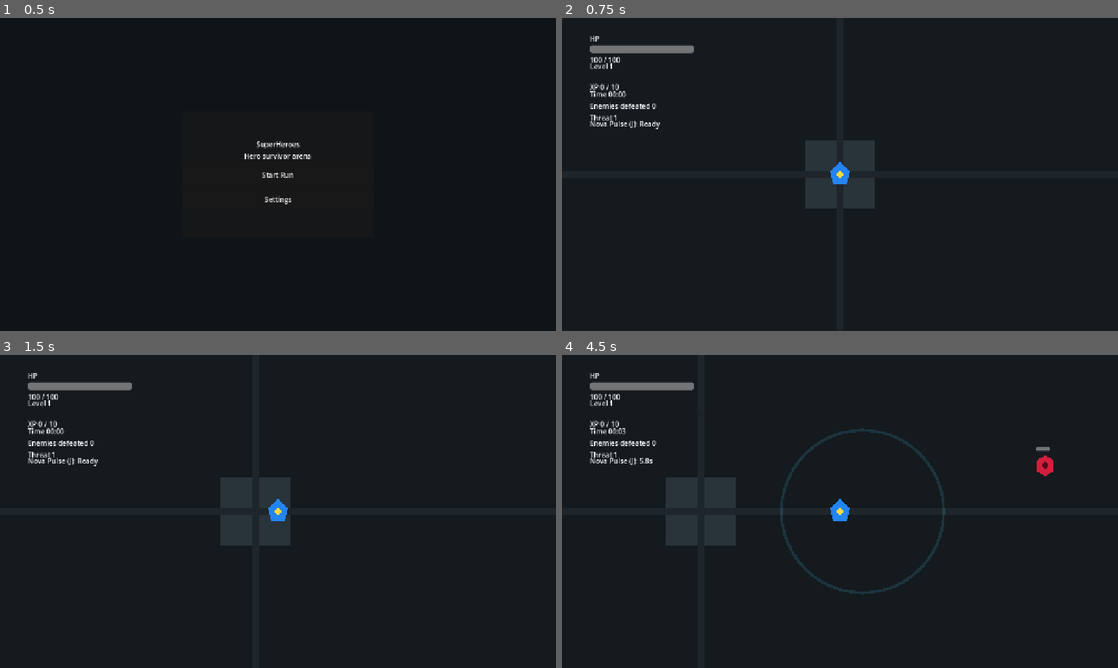
Above: before the commit, frames 1-4 (two rows, left to right).
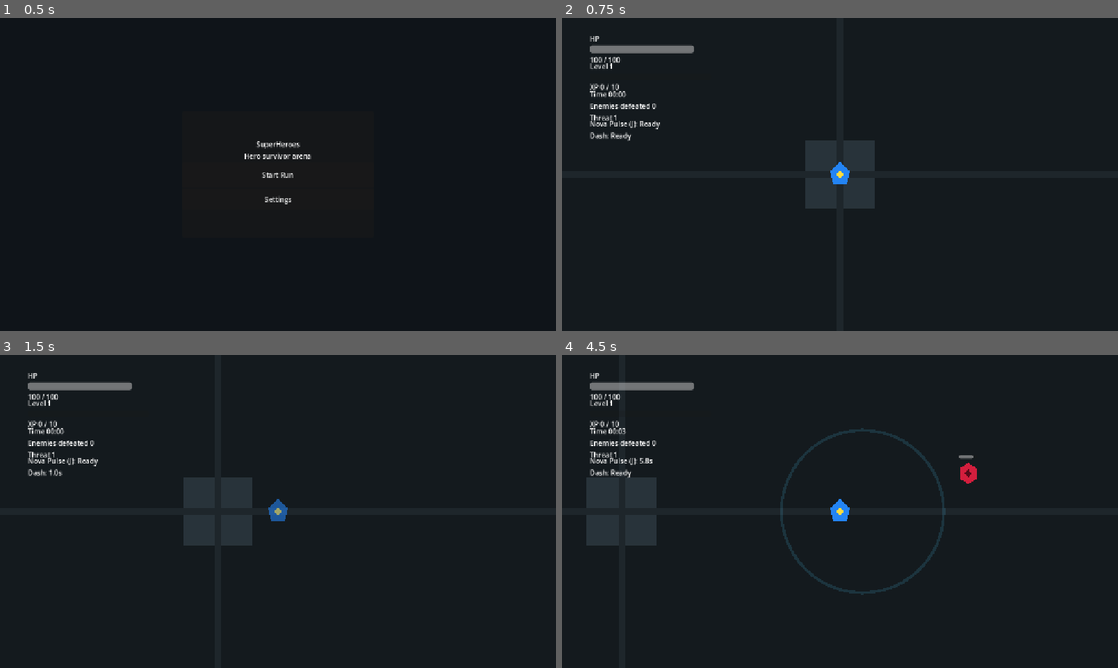
Above: after the commit, the same moments.

Repository: StanisRyz/SuperHeroes
Game: Godot game, scene res://scenes/main/Main.tscn
The game is run twice, just before and just after one commit, with the same random seed, the same clock (stepped at 60 frames per second) and the same inputs.
Inputs (mouse positions are in pixels of both pictures, inside the frame that each line leads up to):
- Up to frame 1 (0.5 s): no input
- Up to frame 2 (0.75 s): click "Start Run" at 0.5 s
- Up to frame 3 (1.5 s): tap Enter at 1.25 s; move the mouse to (400, 495) at 1.27 s; hold D (move_right) from 1.28 s (still down); hold Space (dash) from 1.28 s (still down); click (400, 495) at 1.42 s
- Up to frame 4 (4.5 s): release D (move_right) at 2 s; release Space (dash) at 2 s; drag from (728, 527) to (840, 511) at 2.02 s; tap Space (dash) at 2.75 s; move the mouse to (895, 442) at 2.77 s; hold D (move_right) 2.78-3.5 s; hold Space (dash) 2.78-3.5 s; drag from (812, 574) to (673, 464) at 3.52 s; move the mouse to (1006, 558) at 4.27 s; hold Left (move_left) from 4.28 s (still down); hold J (ability_1) from 4.28 s (still down)

Frame 1 is identical in both runs. In frame 2, 0.1% of the frame differs, in the area x 5-13%, y 36-40%; in frame 3, 2.4%; in frame 4, 5.0%, in the area x 4-89%, y 29-61%.

Commit message:
Add player dash and invulnerability.
Adds player dash with cooldown, locked dash direction, short invulnerability window, HUD/mobile cooldown display, mobile dash button, dash visual feedback, and dash-related runtime upgrades. Updates README.md and Agents.md while preserving existing enemy behaviors, projectile combat, XP flow, menus, settings, mobile controls, and collision separation.

Diff:
--- /dev/null
+++ b/scenes/effects/DashBurst.gd
@@ -0,0 +1,22 @@
+extends Node2D
+
+@export var lifetime: float = 0.18
+
+@onready var burst: Polygon2D = get_node_or_null("Burst")
+
+
+func play(world_position: Vector2, direction: Vector2) -> void:
+	global_position = world_position
+	if not direction.is_zero_approx():
+		rotation = direction.angle() + PI
+
+	scale = Vector2.ONE * 0.45
+	if burst != null:
+		burst.modulate = Color(0.55, 0.9, 1.0, 0.8)
+
+	var tween := create_tween()
+	tween.set_parallel(true)
+	tween.tween_property(self, "scale", Vector2.ONE * 1.15, lifetime)
+	if burst != null:
+		tween.tween_property(burst, "modulate", Color(0.55, 0.9, 1.0, 0.0), lifetime)
+	tween.chain().tween_callback(queue_free)
--- /dev/null
+++ b/scenes/effects/DashBurst.tscn
@@ -0,0 +1,11 @@
+[gd_scene load_steps=2 format=3 uid="uid://dash_burst_superheroes"]
+
+[ext_resource type="Script" path="res://scenes/effects/DashBurst.gd" id="1_dash_burst_script"]
+
+[node name="DashBurst" type="Node2D"]
+z_index = 45
+script = ExtResource("1_dash_burst_script")
+
+[node name="Burst" type="Polygon2D" parent="."]
+color = Color(0.55, 0.9, 1, 0.8)
+polygon = PackedVector2Array(-30, 0, -8, 12, 18, 7, 8, 0, 18, -7, -8, -12)
--- a/scenes/game/Arena.gd
+++ b/scenes/game/Arena.gd
@@ -153,12 +153,17 @@
 
 	if mobile_controls.has_method("setup_ability_manager"):
 		mobile_controls.setup_ability_manager(ability_manager)
+	if mobile_controls.has_method("setup_player"):
+		mobile_controls.setup_player(player)
 	if mobile_controls.has_method("apply_settings"):
 		mobile_controls.apply_settings(settings_manager)
 
 	if mobile_controls.has_signal("pause_pressed"):
 		if not mobile_controls.pause_pressed.is_connected(_request_pause_menu):
 			mobile_controls.pause_pressed.connect(_request_pause_menu)
+	if mobile_controls.has_signal("dash_pressed") and player.has_method("try_dash"):
+		if not mobile_controls.dash_pressed.is_connected(player.try_dash):
+			mobile_controls.dash_pressed.connect(player.try_dash)
 
 
 func _on_player_level_up_available(_level: int) -> void:
--- a/scenes/player/Player.gd
+++ b/scenes/player/Player.gd
@@ -4,21 +4,37 @@
 signal experience_changed(current_xp: int, xp_to_next_level: int, level: int)
 signal level_up_available(level: int)
 signal died
+signal dash_cooldown_changed(cooldown_remaining: float, cooldown_total: float)
+signal dash_started
+signal dash_finished
+signal invulnerability_changed(is_invulnerable: bool)
 
 @export var speed: float = 260.0
 @export var bounds_margin: float = 24.0
 @export var max_health: int = 100
 @export var xp_to_next_level: int = 10
+@export var dash_speed_multiplier: float = 3.0
+@export var dash_duration: float = 0.16
+@export var dash_cooldown: float = 1.2
+@export var dash_invulnerability_duration: float = 0.25
+@export var dash_burst_scene: PackedScene
 
 var current_health: int
 var current_xp: int = 0
 var level: int = 1
 var external_move_vector: Vector2 = Vector2.ZERO
+var is_dashing := false
+var dash_direction := Vector2.ZERO
+var dash_time_remaining := 0.0
+var dash_cooldown_remaining := 0.0
+var invulnerability_time_remaining := 0.0
 var _playable_rect: Rect2
 var _has_playable_rect := false
 var _hit_flash_tween: Tween
 var _camera_shake_tween: Tween
 var _screen_shake_enabled := true
+var _last_move_direction := Vector2.RIGHT
+var _was_invulnerable := false
 
 @onready var camera: Camera2D = $Camera2D
 @onready var body_visual: CanvasItem = get_node_or_null("Body")
@@ -29,21 +45,39 @@
 	current_health = max_health
 
 
-func _physics_process(_delta: float) -> void:
+func _physics_process(delta: float) -> void:
 	if is_dead():
 		velocity = Vector2.ZERO
-		return
-
-	var keyboard_direction := Input.get_vector("move_left", "move_right", "move_up", "move_down")
-	var direction := external_move_vector if not external_move_vector.is_zero_approx() else keyboard_direction
-	direction = direction.limit_length(1.0)
-	velocity = direction * speed
+		is_dashing = false
+		return
+
+	_tick_dash_cooldown(delta)
+	_tick_invulnerability(delta)
+
+	if is_dashing:
+		dash_time_remaining = maxf(dash_time_remaining - delta, 0.0)
+		velocity = dash_direction * speed * dash_speed_multiplier
+		if dash_time_remaining <= 0.0:
+			is_dashing = false
+			dash_finished.emit()
+	else:
+		var direction := _get_current_move_direction()
+		if not direction.is_zero_approx():
+			_last_move_direction = direction
+		velocity = direction * speed
+
 	move_and_slide()
 	_clamp_to_playable_rect()
 
 
+func _unhandled_input(event: InputEvent) -> void:
+	if event.is_action_pressed("dash") and not get_tree().paused:
+		if try_dash():
+			get_viewport().set_input_as_handled()
+
+
 func take_damage(amount: int) -> void:
-	if amount <= 0 or is_dead():
+	if amount <= 0 or is_dead() or is_invulnerable():
 		return
 
 	var previous_health := current_health
@@ -59,6 +93,32 @@
 
 func is_dead() -> bool:
 	return current_health <= 0
+
+
+func try_dash() -> bool:
+	if not can_dash():
+		return false
+
+	dash_direction = _get_dash_direction()
+	is_dashing = true
+	dash_time_remaining = dash_duration
+	dash_cooldown_remaining = dash_cooldown
+	invulnerability_time_remaining = maxf(invulnerability_time_remaining, dash_invulnerability_duration)
+	_update_invulnerability_visual(true)
+	_was_invulnerable = true
+	dash_started.emit()
+	invulnerability_changed.emit(true)
+	dash_cooldown_changed.emit(dash_cooldown_remaining, dash_cooldown)
+	_spawn_dash_burst()
+	return true
+
+
+func can_dash() -> bool:
+	return not get_tree().paused and not is_dead() and dash_cooldown_remaining <= 0.0
+
+
+func is_invulnerable() -> bool:
+	return invulnerability_time_remaining > 0.0
 
 
 func add_experience(amount: int) -> void:
@@ -124,6 +184,72 @@
 	)
 
 
+func _tick_dash_cooldown(delta: float) -> void:
+	if dash_cooldown_remaining <= 0.0:
+		return
+
+	dash_cooldown_remaining = maxf(dash_cooldown_remaining - delta, 0.0)
+	dash_cooldown_changed.emit(dash_cooldown_remaining, dash_cooldown)
+
+
+func _tick_invulnerability(delta: float) -> void:
+	if invulnerability_time_remaining > 0.0:
+		invulnerability_time_remaining = maxf(invulnerability_time_remaining - delta, 0.0)
+
+	var now_invulnerable := is_invulnerable()
+	if now_invulnerable != _was_invulnerable:
+		_was_invulnerable = now_invulnerable
+		_update_invulnerability_visual(now_invulnerable)
+		invulnerability_changed.emit(now_invulnerable)
+
+
+func _get_current_move_direction() -> Vector2:
+	var keyboard_direction := Input.get_vector("move_left", "move_right", "move_up", "move_down")
+	var direction := external_move_vector if not external_move_vector.is_zero_approx() else keyboard_direction
+	return direction.limit_length(1.0)
+
+
+func _get_dash_direction() -> Vector2:
+	var direction := _get_current_move_direction()
+	if direction.is_zero_approx():
+		direction = _last_move_direction
+	if direction.is_zero_approx():
+		direction = Vector2.RIGHT
+
+	return direction.normalized()
+
+
+func _spawn_dash_burst() -> void:
+	if dash_burst_scene == null:
+		return
+
+	var burst_node := dash_burst_scene.instantiate()
+	if not burst_node is Node2D:
+		push_warning("DashBurst scene root must be Node2D.")
+		burst_node.queue_free()
+		return
+
+	var burst := burst_node as Node2D
+	var burst_parent := get_parent()
+	if burst_parent == null:
+		burst_parent = get_tree().current_scene
+	if burst_parent == null:
+		burst.queue_free()
+		return
+
+	burst_parent.add_child(burst)
+	if burst.has_method("play"):
+		burst.play(global_position, dash_direction)
+	else:
+		burst.global_position = global_position
+
+
+func _update_invulnerability_visual(enabled: bool) -> void:
+	var alpha := 0.58 if enabled else 1.0
+	for visual in _get_flash_visuals():
+		visual.modulate = Color(1.0, 1.0, 1.0, alpha)
+
+
 func _play_hit_flash() -> void:
 	if _hit_flash_tween != null:
 		_hit_flash_tween.kill()
@@ -144,8 +270,7 @@
 
 
 func _reset_hit_flash() -> void:
-	for visual in _get_flash_visuals():
-		visual.modulate = Color(1.0, 1.0, 1.0, 1.0)
+	_update_invulnerability_visual(is_invulnerable())
 
 
 func _get_flash_visuals() -> Array[CanvasItem]:
--- a/scenes/player/Player.tscn
+++ b/scenes/player/Player.tscn
@@ -1,9 +1,10 @@
-[gd_scene load_steps=7 format=3 uid="uid://player_scene_superheroes"]
+[gd_scene load_steps=8 format=3 uid="uid://player_scene_superheroes"]
 
 [ext_resource type="Script" path="res://scenes/player/Player.gd" id="1_player_script"]
 [ext_resource type="Script" path="res://scenes/player/PlayerAutoAttack.gd" id="2_auto_attack_script"]
 [ext_resource type="PackedScene" path="res://scenes/projectiles/PlayerProjectile.tscn" id="3_player_projectile"]
 [ext_resource type="PackedScene" path="res://scenes/abilities/AbilityManager.tscn" id="4_ability_manager"]
+[ext_resource type="PackedScene" path="res://scenes/effects/DashBurst.tscn" id="5_dash_burst"]
 
 [sub_resource type="CircleShape2D" id="CircleShape2D_player"]
 radius = 22.0
@@ -14,6 +15,7 @@
 [node name="Player" type="CharacterBody2D"]
 collision_mask = 0
 script = ExtResource("1_player_script")
+dash_burst_scene = ExtResource("5_dash_burst")
 
 [node name="Body" type="Polygon2D" parent="."]
 color = Color(0.14, 0.52, 0.96, 1)
--- a/scenes/ui/GameHUD.gd
+++ b/scenes/ui/GameHUD.gd
@@ -11,6 +11,7 @@
 @onready var kill_count_label: Label = get_node_or_null("Root/RunPanel/KillCountLabel")
 @onready var threat_label: Label = get_node_or_null("Root/RunPanel/ThreatLabel")
 @onready var ability_cooldown_label: Label = get_node_or_null("Root/AbilityPanel/AbilityCooldownLabel")
+@onready var dash_cooldown_label: Label = get_node_or_null("Root/AbilityPanel/DashCooldownLabel")
 
 func setup(new_player: Node, run_manager: Node = null, ability_manager: Node = null) -> void:
 	player = new_player
@@ -40,6 +41,9 @@
 
 	if player.has_signal("experience_changed") and not player.experience_changed.is_connected(_update_player_experience):
 		player.experience_changed.connect(_update_player_experience)
+	if player.has_signal("dash_cooldown_changed") and not player.dash_cooldown_changed.is_connected(_update_dash_cooldown):
+		player.dash_cooldown_changed.connect(_update_dash_cooldown)
+	_update_dash_cooldown(0.0, 0.0)
 
 	_setup_run_manager(run_manager)
 	_setup_ability_manager(ability_manager)
@@ -103,6 +107,16 @@
 		ability_cooldown_label.text = "Nova Pulse (J): %.1fs" % cooldown_remaining
 
 
+func _update_dash_cooldown(cooldown_remaining: float, _cooldown_total: float) -> void:
+	if dash_cooldown_label == null:
+		return
+
+	if cooldown_remaining <= 0.0:
+		dash_cooldown_label.text = "Dash: Ready"
+	else:
+		dash_cooldown_label.text = "Dash: %.1fs" % cooldown_remaining
+
+
 func _update_run_time(seconds: float) -> void:
 	if run_time_label != null:
 		run_time_label.text = "Time %s" % _format_time(seconds)
--- a/scenes/ui/GameHUD.tscn
+++ b/scenes/ui/GameHUD.tscn
@@ -82,3 +82,7 @@
 [node name="AbilityCooldownLabel" type="Label" parent="Root/AbilityPanel"]
 layout_mode = 2
 text = "Nova Pulse (J): Ready"
+
+[node name="DashCooldownLabel" type="Label" parent="Root/AbilityPanel"]
+layout_mode = 2
+text = "Dash: Ready"
--- a/scenes/ui/MobileControls.gd
+++ b/scenes/ui/MobileControls.gd
@@ -3,6 +3,7 @@
 signal movement_changed(direction: Vector2)
 signal ability_1_pressed
 signal pause_pressed
+signal dash_pressed
 
 @export var force_visible: bool = false
 @export var joystick_radius: float = 80.0
@@ -16,6 +17,7 @@
 @onready var joystick_base: Control = get_node_or_null("Root/JoystickArea/Base")
 @onready var joystick_knob: Control = get_node_or_null("Root/JoystickArea/Base/Knob")
 @onready var ability_button: Button = get_node_or_null("Root/AbilityButton")
+@onready var dash_button: Button = get_node_or_null("Root/DashButton")
 @onready var pause_button: Button = get_node_or_null("Root/PauseButton")
 
 
@@ -33,6 +35,11 @@
 	elif not ability_button.pressed.is_connected(_on_ability_button_pressed):
 		ability_button.pressed.connect(_on_ability_button_pressed)
 
+	if dash_button == null:
+		push_warning("MobileControls could not find DashButton.")
+	elif not dash_button.pressed.is_connected(_on_dash_button_pressed):
+		dash_button.pressed.connect(_on_dash_button_pressed)
+
 	if pause_button == null:
 		push_warning("MobileControls could not find PauseButton.")
 	elif not pause_button.pressed.is_connected(_on_pause_button_pressed):
@@ -40,6 +47,7 @@
 
 	_update_joystick_visual(Vector2.ZERO)
 	_update_ability_button(0.0)
+	_update_dash_button(0.0)
 
 
 func _process(_delta: float) -> void:
@@ -55,6 +63,12 @@
 
 	if ability_manager.has_signal("ability_cooldown_changed") and not ability_manager.ability_cooldown_changed.is_connected(_on_ability_cooldown_changed):
 		ability_manager.ability_cooldown_changed.connect(_on_ability_cooldown_changed)
+
+
+func setup_player(player: Node) -> void:
+	_update_dash_button(0.0)
+	if player != null and player.has_signal("dash_cooldown_changed") and not player.dash_cooldown_changed.is_connected(_on_dash_cooldown_changed):
+		player.dash_cooldown_changed.connect(_on_dash_cooldown_changed)
 
 
 func apply_settings(settings_manager: Node) -> void:
@@ -188,9 +202,20 @@
 	pause_pressed.emit()
 
 
+func _on_dash_button_pressed() -> void:
+	if get_tree().paused:
+		return
+
+	dash_pressed.emit()
+
+
 func _on_ability_cooldown_changed(slot: int, cooldown_remaining: float, _cooldown_total: float) -> void:
 	if slot == 1:
 		_update_ability_button(cooldown_remaining)
+
+
+func _on_dash_cooldown_changed(cooldown_remaining: float, _cooldown_total: float) -> void:
+	_update_dash_button(cooldown_remaining)
 
 
 func _update_ability_button(cooldown_remaining: float) -> void:
@@ -203,6 +228,16 @@
 		ability_button.text = "%.1f" % cooldown_remaining
 
 
+func _update_dash_button(cooldown_remaining: float) -> void:
+	if dash_button == null:
+		return
+
+	if cooldown_remaining <= 0.0:
+		dash_button.text = "Dash"
+	else:
+		dash_button.text = "%.1f" % cooldown_remaining
+
+
 func _update_visibility_from_settings() -> void:
 	var forced := force_visible
 	if _settings_manager != null:
--- a/scenes/ui/MobileControls.tscn
+++ b/scenes/ui/MobileControls.tscn
@@ -68,6 +68,22 @@
 grow_vertical = 2
 text = "Nova"
 
+[node name="DashButton" type="Button" parent="Root"]
+custom_minimum_size = Vector2(112, 64)
+layout_mode = 1
+anchors_preset = -1
+anchor_left = 1.0
+anchor_top = 0.5
+anchor_right = 1.0
+anchor_bottom = 0.5
+offset_left = -176.0
+offset_top = 36.0
+offset_right = -64.0
+offset_bottom = 100.0
+grow_horizontal = 0
+grow_vertical = 2
+text = "Dash"
+
 [node name="PauseButton" type="Button" parent="Root"]
 custom_minimum_size = Vector2(96, 44)
 layout_mode = 1
--- a/scenes/upgrades/UpgradeManager.gd
+++ b/scenes/upgrades/UpgradeManager.gd
@@ -2,6 +2,8 @@
 
 const ATTACK_INTERVAL_MIN := 0.2
 const NOVA_COOLDOWN_MIN := 2.0
+const DASH_COOLDOWN_MIN := 0.45
+const DASH_INVULNERABILITY_MAX := 0.6
 
 var player: Node
 var auto_attack: Node
@@ -80,6 +82,24 @@
 		"max_level": 4,
 		"description_template": "Reduce Nova Pulse cooldown by %ss.",
 		"effect_value": 0.5
+	},
+	{
+		"id": "dash_cooldown_down",
+		"title": "Quick Escape",
+		"rarity": "rare",
+		"weight": 0.7,
+		"max_level": 4,
+		"description_template": "Reduce dash cooldown by %ss.",
+		"effect_value": 0.15
+	},
+	{
+		"id": "dash_invulnerability_up",
+		"title": "Hero Reflex",
+		"rarity": "epic",
+		"weight": 0.45,
+		"max_level": 3,
+		"description_template": "Increase dash invulnerability by %ss.",
+		"effect_value": 0.08
 	}
 ]
 
@@ -138,6 +158,10 @@
 			applied = _apply_ability_number("nova_damage", effect_value)
 		"nova_cooldown_down":
 			applied = _apply_nova_cooldown_upgrade(effect_value)
+		"dash_cooldown_down":
+			applied = _apply_dash_cooldown_upgrade(effect_value)
+		"dash_invulnerability_up":
+			applied = _apply_dash_invulnerability_upgrade(effect_value)
 		_:
 			push_warning("Unknown upgrade id: %s" % upgrade_id)
 
@@ -287,6 +311,34 @@
 	return true
 
 
+func _apply_dash_cooldown_upgrade(amount) -> bool:
+	if player == null:
+		push_warning("UpgradeManager is missing Player reference.")
+		return false
+
+	var value = player.get("dash_cooldown")
+	if value == null:
+		push_warning("Player is missing dash_cooldown.")
+		return false
+
+	player.set("dash_cooldown", maxf(DASH_COOLDOWN_MIN, value - float(amount)))
+	return true
+
+
+func _apply_dash_invulnerability_upgrade(amount) -> bool:
+	if player == null:
+		push_warning("UpgradeManager is missing Player reference.")
+		return false
+
+	var value = player.get("dash_invulnerability_duration")
+	if value == null:
+		push_warning("Player is missing dash_invulnerability_duration.")
+		return false
+
+	player.set("dash_invulnerability_duration", minf(DASH_INVULNERABILITY_MAX, value + float(amount)))
+	return true
+
+
 func _apply_max_health_upgrade(amount) -> bool:
 	if player == null:
 		push_warning("UpgradeManager is missing Player reference.")
Not shown, added: scenes/effects/DashBurst.gd.uid
Not shown, changed: Agents.md
Not shown, changed: README.md
